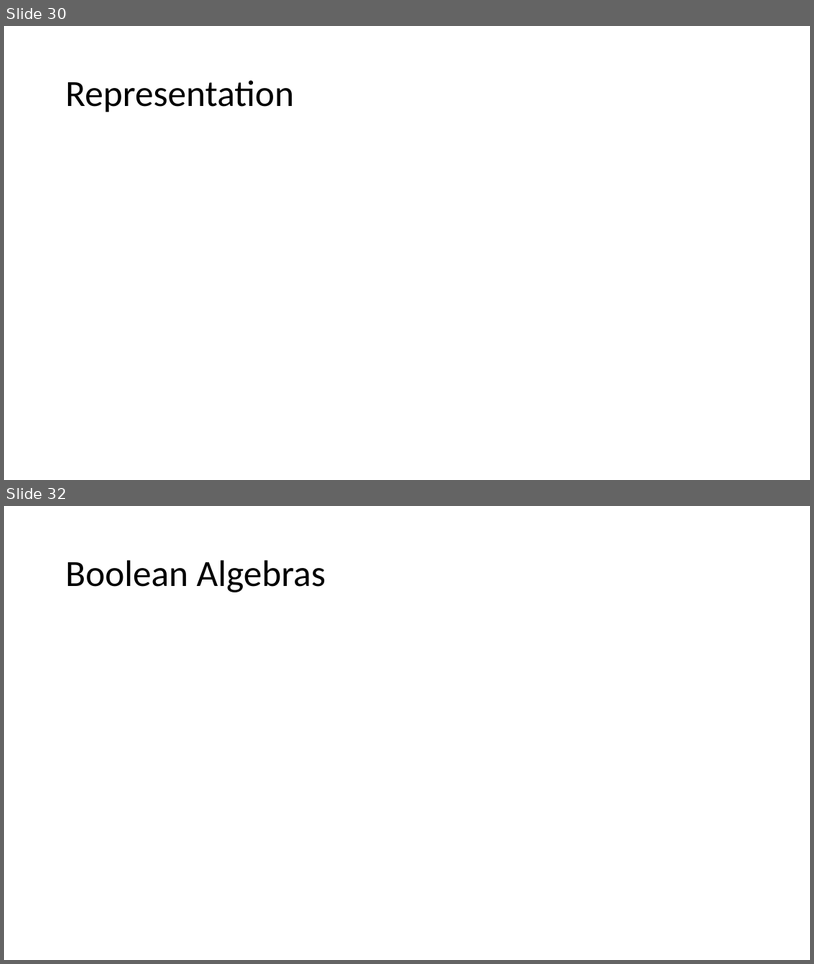
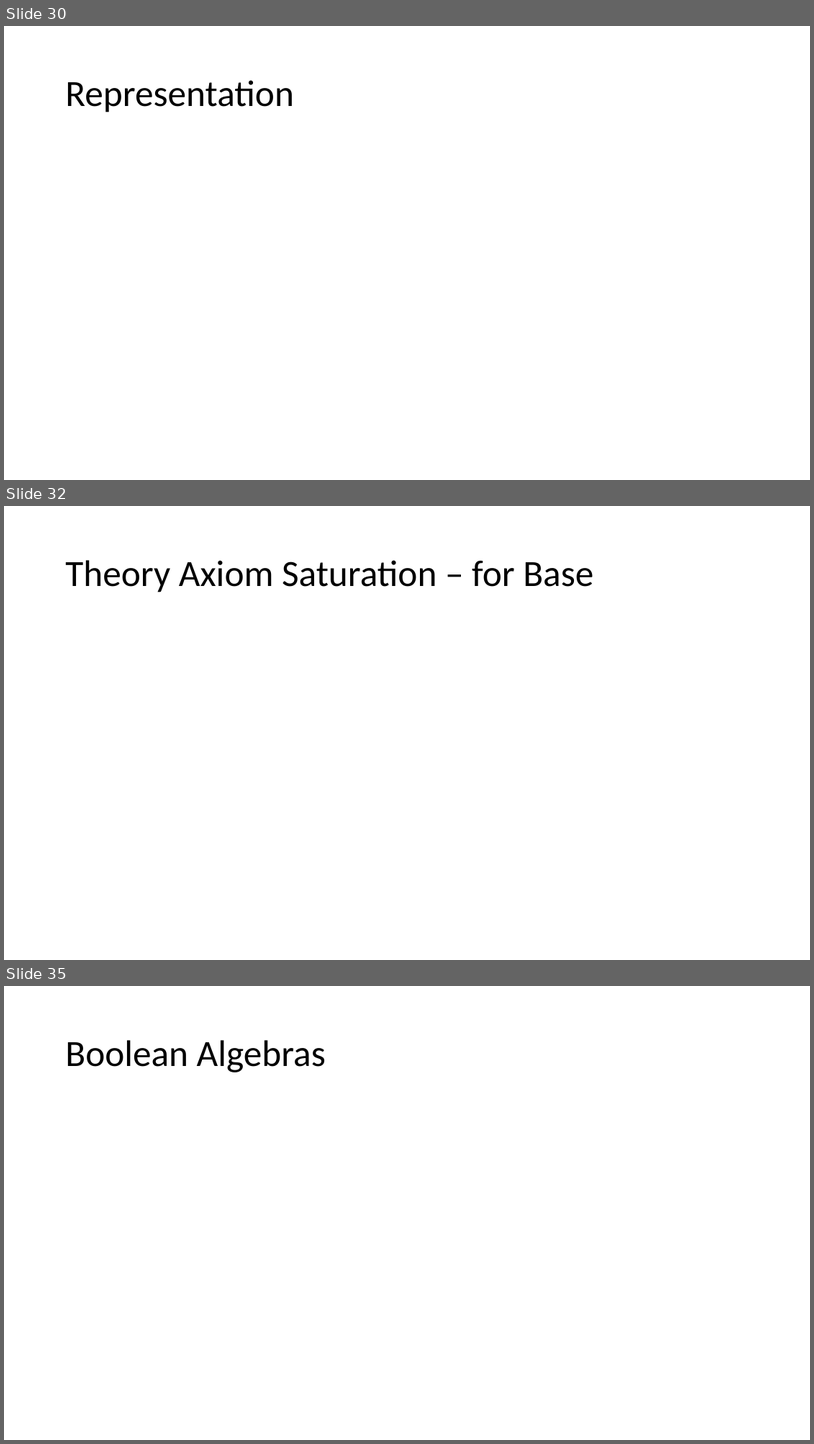
Before and after one commit to Z3Prover/doc, a slide deck: vienna-lectures/lecture3-theories.pptx. Shown one above the other, each under a label of ours: slides 30 and 32 before the commit, slides 30, 32 and 35 after it; the slides between them are not shown. The pictures are 814x964 and 814x1444 pixels, drawn with LibreOffice and Linux fonts; fonts in the diff are those of the drawing; grey boxes stand for pictures. Boxes give left, top, right and bottom in pixels: in the first picture for what was removed or moved away, otherwise in the second. Text is boxed around its words. In the diff, an @@ line names an element or a change of style, - is before the commit and + after.

```diff
--- a/vienna-lectures/lecture3-theories.pptx
+++ b/vienna-lectures/lecture3-theories.pptx
@@ slide 32 added at <box>4,506,810,960</box>, background #FFFFFF @@
@@ title added at <box>65,560,594,592</box>, 44 pt, text #000000 @@
+Theory Axiom Saturation – for Base
@@ what was slide 32 is now slide 35 @@
```
Also in this commit, not shown: 5 other slides added, 1 slide removed, 12 other files.
